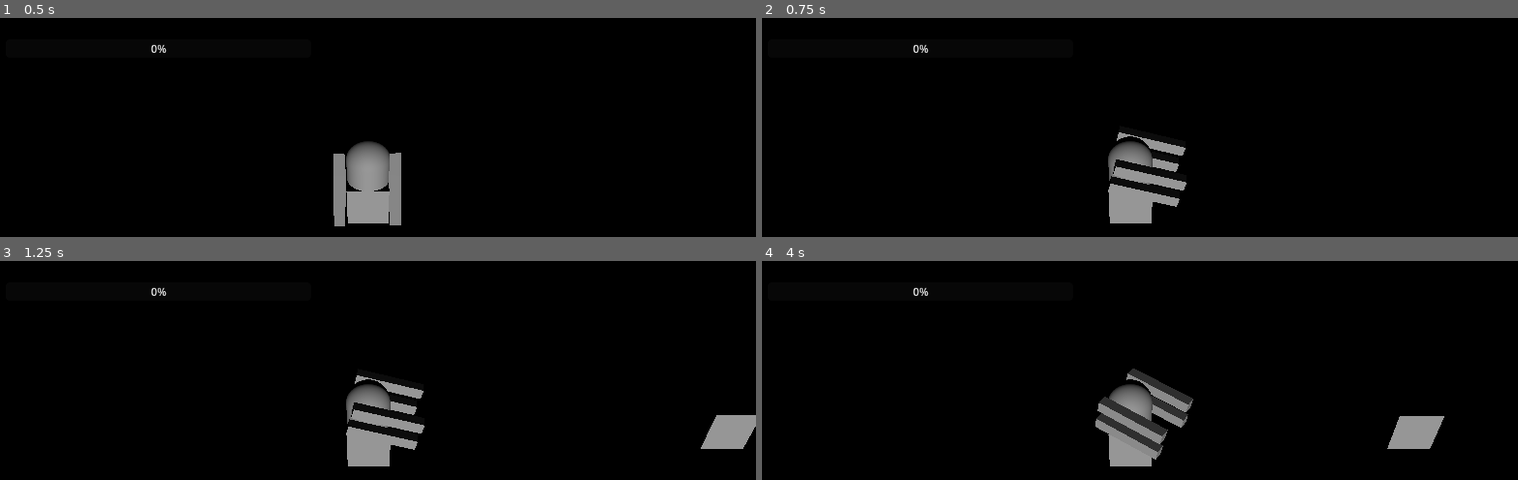
Above: before the commit, frames 1-4 (two rows, left to right).
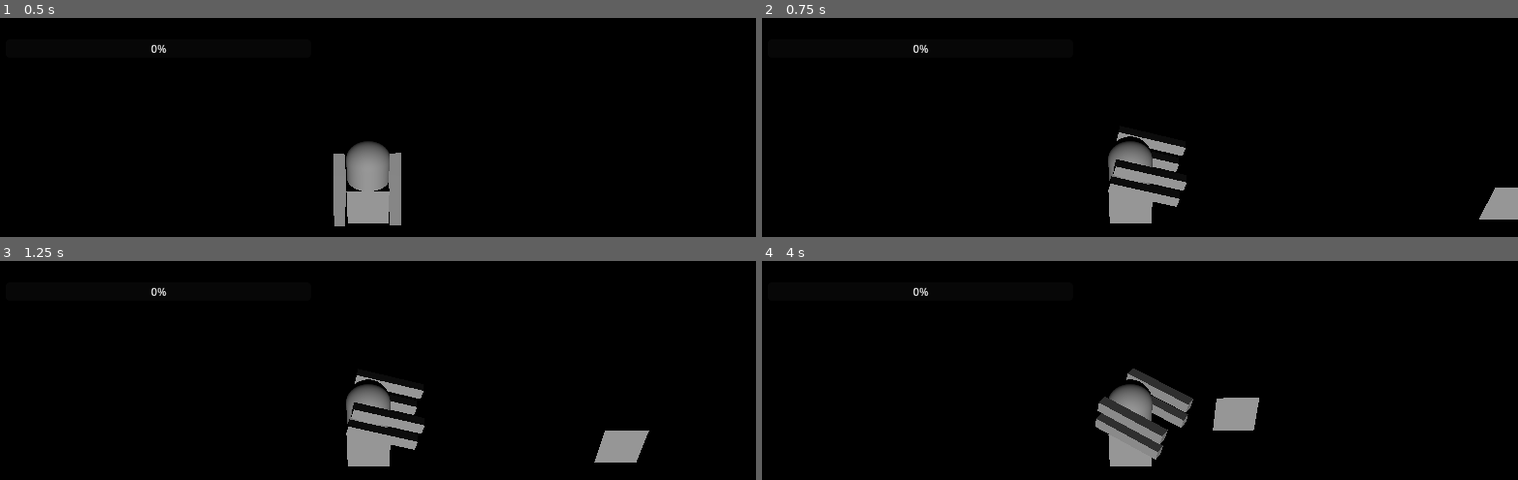
Above: after the commit, the same moments.

Repository: Boyquotes/Mech-Farmer
Game: Godot game, scene res://levels/debug.tscn
Same seed, same stepped clock (60 frames per second), same inputs: the game is played once before the commit and once after it.
Inputs (mouse positions are in pixels of both pictures, inside the frame that each line leads up to):
- Up to frame 1 (0.5 s): no input
- Up to frame 2 (0.75 s): tap Enter (ui_accept) at 0.5 s; move the mouse to (1298, 212) at 0.52 s; hold D (move_right) from 0.53 s (still down); click (1298, 212) at 0.6 s
- Up to frame 3 (1.25 s): keep holding D (move_right); tap Enter (ui_accept) at 0.77 s
- Up to frame 4 (4 s): move the mouse to (outside the picture) at 1.27 s; release D (move_right) at 1.28 s; hold S (move_backward) 1.28-2.03 s; click (outside the picture) at 1.35 s; tap Enter (ui_accept) at 1.52, 3.02, 3.77 s; move the mouse to (1208, 383) at 2.02 s; hold D (move_right) 2.03-2.78 s; click (1208, 383) at 2.1 s; move the mouse to (outside the picture) at 2.77 s; hold W (move_forward) 2.78-3.53 s; click (outside the picture) at 2.85 s; move the mouse to (outside the picture) at 3.52 s; hold A (move_left) from 3.53 s (still down); click (outside the picture) at 3.6 s

Frame 1 is identical in both runs. In frame 2, 0.6% of the frame differs, in the area x 94-100%, y 77-93%; in frame 3, 1.7%, in the area x 78-100%, y 70-93%; in frame 4, 1.7%.

Commit message:
added enemy FSM

Diff:
--- a/levels/debug.tscn
+++ b/levels/debug.tscn
@@ -4,8 +4,7 @@
 [ext_resource type="PackedScene" uid="uid://dqn38xb82d6ls" path="res://prefabs/debug/debug.tscn" id="3_7a4yb"]
 [ext_resource type="Script" path="res://scripts/ui/game_over.gd" id="3_cpks7"]
 [ext_resource type="PackedScene" uid="uid://bj4xgn05k5xvf" path="res://prefabs/characters/player.tscn" id="4_pqnvq"]
-
-[sub_resource type="BoxMesh" id="BoxMesh_wgnmo"]
+[ext_resource type="PackedScene" uid="uid://e5ph860sy4bu" path="res://prefabs/characters/enemy_00.tscn" id="5_5ius6"]
 
 [sub_resource type="BoxShape3D" id="BoxShape3D_4yuv3"]
 size = Vector3(60, 2, 60)
@@ -85,10 +84,6 @@
 current = true
 fov = 37.8493
 
-[node name="MeshInstance3D" type="MeshInstance3D" parent="."]
-transform = Transform3D(1, 0, 0, 0, 1, 0, 0, 0, 1, 11.6363, 2.01678, 0)
-mesh = SubResource("BoxMesh_wgnmo")
-
 [node name="StaticBody3D" type="StaticBody3D" parent="."]
 
 [node name="CollisionShape3D" type="CollisionShape3D" parent="StaticBody3D"]
@@ -97,4 +92,6 @@
 [node name="MeshInstance3D" type="MeshInstance3D" parent="StaticBody3D"]
 mesh = SubResource("BoxMesh_cjdg6")
 
+[node name="Enemy" parent="." instance=ExtResource("5_5ius6")]
+
 [connection signal="pressed" from="GameOver/Button" to="GameOver" method="_on_button_pressed"]
--- /dev/null
+++ b/prefabs/characters/enemy_00.tscn
@@ -0,0 +1,27 @@
+[gd_scene load_steps=6 format=3 uid="uid://e5ph860sy4bu"]
+
+[ext_resource type="Script" path="res://scripts/enemy/basic/state_machine.gd" id="1_8lni6"]
+[ext_resource type="Script" path="res://scripts/enemy/basic/states/motion/on_ground/idle.gd" id="2_gy4hf"]
+[ext_resource type="Script" path="res://scripts/enemy/basic/states/motion/on_ground/move.gd" id="3_0cequ"]
+
+[sub_resource type="BoxShape3D" id="BoxShape3D_gkd1o"]
+
+[sub_resource type="BoxMesh" id="BoxMesh_5qmyi"]
+
+[node name="Enemy00" type="CharacterBody3D"]
+transform = Transform3D(1, 0, 0, 0, 1, 0, 0, 0, 1, 10.311, 1.53501, 0)
+script = ExtResource("1_8lni6")
+
+[node name="CollisionShape3D" type="CollisionShape3D" parent="."]
+shape = SubResource("BoxShape3D_gkd1o")
+
+[node name="MeshInstance3D" type="MeshInstance3D" parent="."]
+mesh = SubResource("BoxMesh_5qmyi")
+
+[node name="States" type="Node" parent="."]
+
+[node name="Idle" type="Node" parent="States"]
+script = ExtResource("2_gy4hf")
+
+[node name="Move" type="Node" parent="States"]
+script = ExtResource("3_0cequ")
--- /dev/null
+++ b/scripts/enemy/basic/state_machine.gd
@@ -0,0 +1,37 @@
+extends CharacterBody3D
+
+signal state_changed
+
+var states_stack = []
+var current_state = null
+
+@onready var target = get_node("%Player")
+@onready var states_map = {
+	"idle": $States/Idle,
+	"move": $States/Move,
+}
+
+func _ready():
+	for state_node in $States.get_children():
+		print(state_node.name)
+		state_node.finished.connect(_change_state)
+	states_stack.push_front($States/Idle)
+	current_state = states_stack[0]
+	_change_state("move")
+
+func _physics_process(delta):
+	current_state.update(delta)
+
+func _change_state(state_name):
+	current_state.exit()
+
+	if state_name == "previous":
+		states_stack.pop_front()
+	else:
+		var new_state = states_map[state_name]
+		states_stack[0] = new_state
+
+	current_state = states_stack[0]
+	if state_name != "previous":
+		current_state.enter()
+	emit_signal("state_changed", states_stack)
--- /dev/null
+++ b/scripts/enemy/basic/states/motion/motion.gd
@@ -0,0 +1 @@
+extends "../state.gd"
--- /dev/null
+++ b/scripts/enemy/basic/states/motion/on_ground/idle.gd
@@ -0,0 +1 @@
+extends "on_ground.gd"
--- /dev/null
+++ b/scripts/enemy/basic/states/motion/on_ground/move.gd
@@ -0,0 +1,12 @@
+extends "on_ground.gd"
+
+const SPEED = 50
+
+func enter():
+    speed = 0.0
+
+func update(delta):
+    print(owner.target)
+    var velocity = owner.global_position.direction_to(owner.target.global_position)
+    owner.velocity = velocity * SPEED * delta
+    owner.move_and_slide()
--- /dev/null
+++ b/scripts/enemy/basic/states/motion/on_ground/on_ground.gd
@@ -0,0 +1,3 @@
+extends "../motion.gd"
+
+var speed = 0.0
--- /dev/null
+++ b/scripts/enemy/basic/states/state.gd
@@ -0,0 +1,25 @@
+"""
+Base interface for all states: it doesn't do anything in itself
+but forces us to pass the right arguments to the methods below
+and makes sure every State object had all of these methods.
+"""
+extends Node
+
+signal finished(next_state_name)
+
+# Initialize the state. E.g. change the animation
+func enter():
+	return
+
+# Clean up the state. Reinitialize values like a timer
+func exit():
+	return
+
+func handle_input(event):
+	return
+
+func update(delta):
+	return
+
+func _on_animation_finished(anim_name):
+	return
--- a/scripts/player/states/motion/on_ground/move.gd
+++ b/scripts/player/states/motion/on_ground/move.gd
@@ -6,7 +6,7 @@
 
 func enter():
 	speed = 0.0
-	velocity = Vector3()
+	# owner.velocity = Vector3()
 
 func hundle_input(event):
 	return super.handle_input(event)
